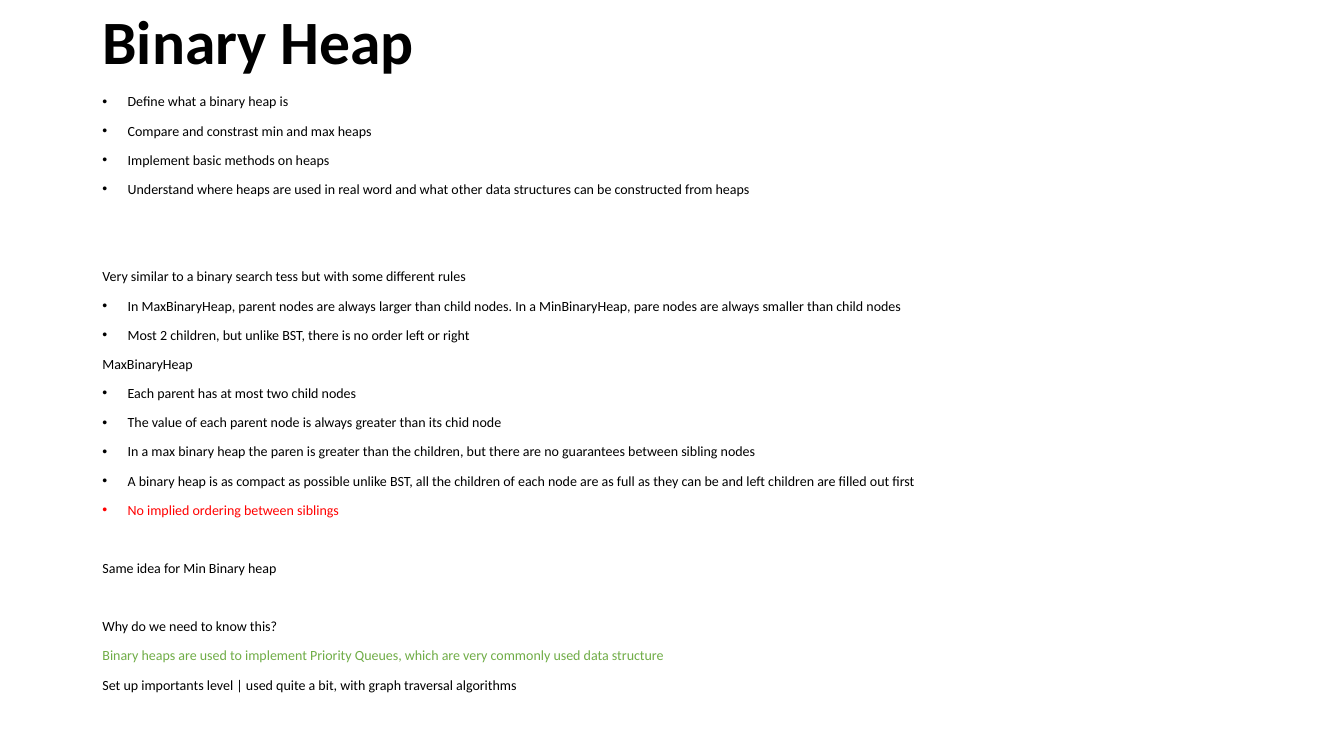
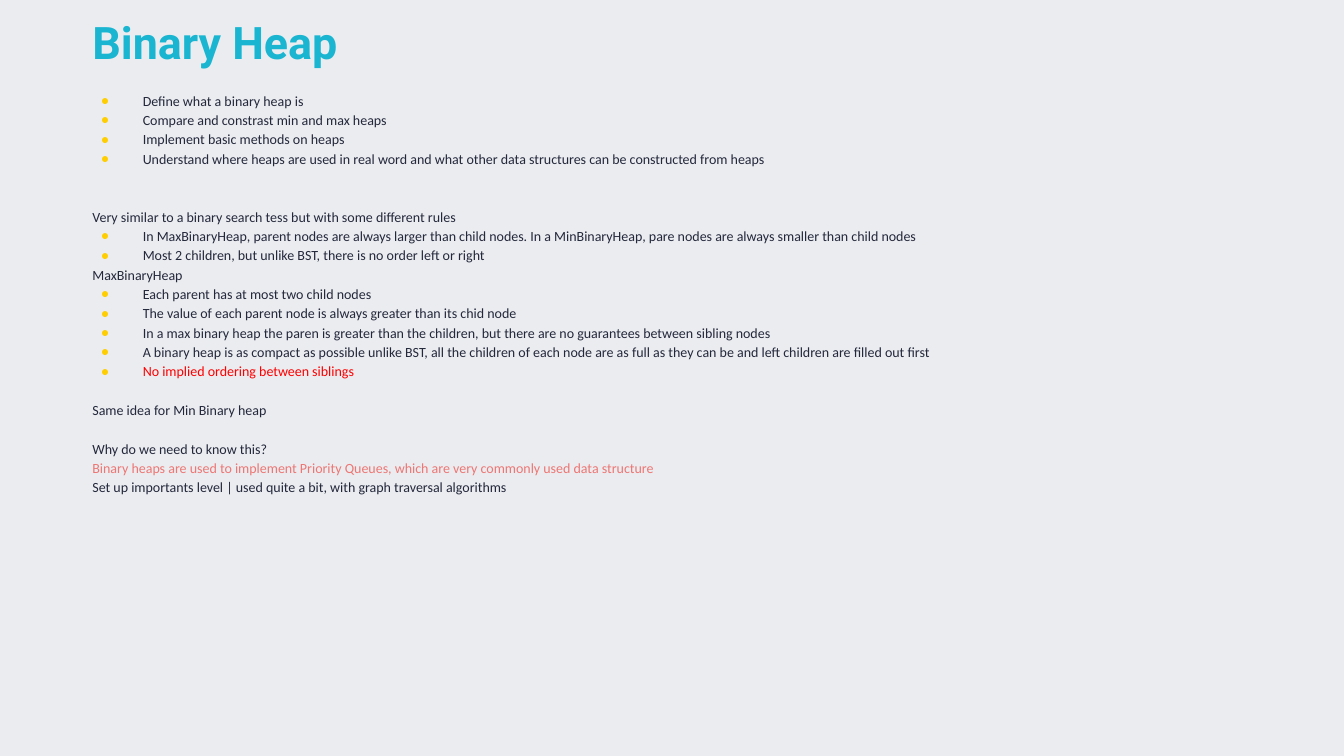
Before and after one commit to TigranVardanyan/Algorithms-and-Data-structures, a slide deck: slide 17 of ds&a.pptx (slide 16 before the commit). Drawn at 1344x756 pixels with LibreOffice and Linux fonts; fonts in the diff are those of the drawing. Boxes give left, top, right and bottom in pixels: in the first picture for what was removed or moved away, otherwise in the second. Text is boxed around its words. In the diff, an @@ line names an element or a change of style, - is before the commit and + after.

```diff
--- a/ds&a.pptx
+++ b/ds&a.pptx
@@ background #FFFFFF to #EAECF0 @@
@@ title "Binary Heap" at bbox=[92, 26, 337, 69]: size 44 to 32 pt, font Calibri to Roboto, text colour #000000 to #1AB6D1 @@
@@ text "Define what a binary heap ..." at bbox=[92, 96, 930, 495]: text colour #000000 to #24283B in "Define what a binary heap is", "Compare and constrast min and max heaps", "Implement basic methods on heaps", "Understand where heaps are used in real ..." and 11 more places; text colour #70AD47 to #EE7673 in "Binary heaps are used to implement Priority ..."; bullet • to ●; line spacing 0.9 to 1.15; less space between paragraphs @@
```
Also in this commit, not shown: 21 other slides changed, 1 slide added.
